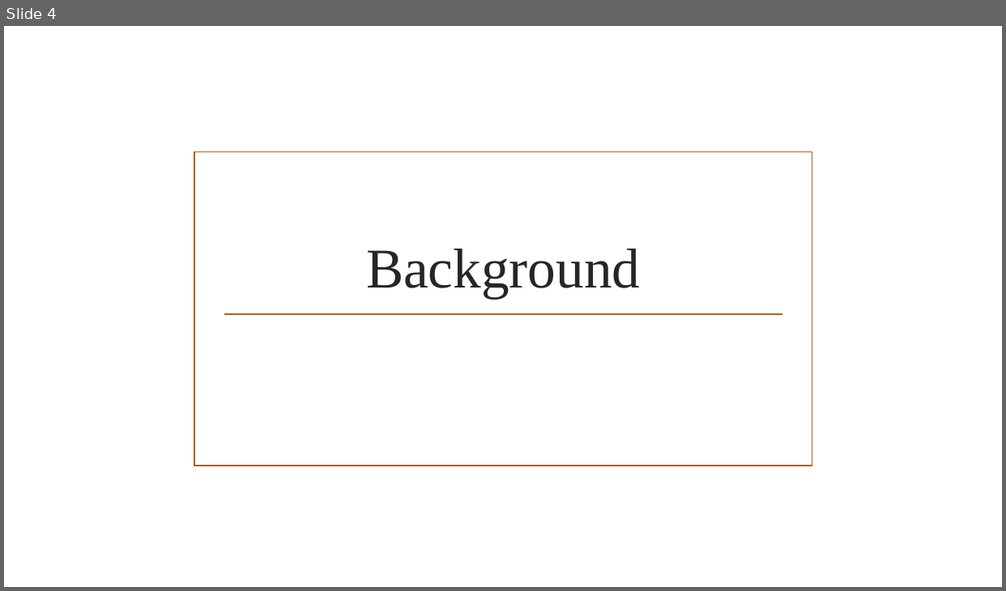
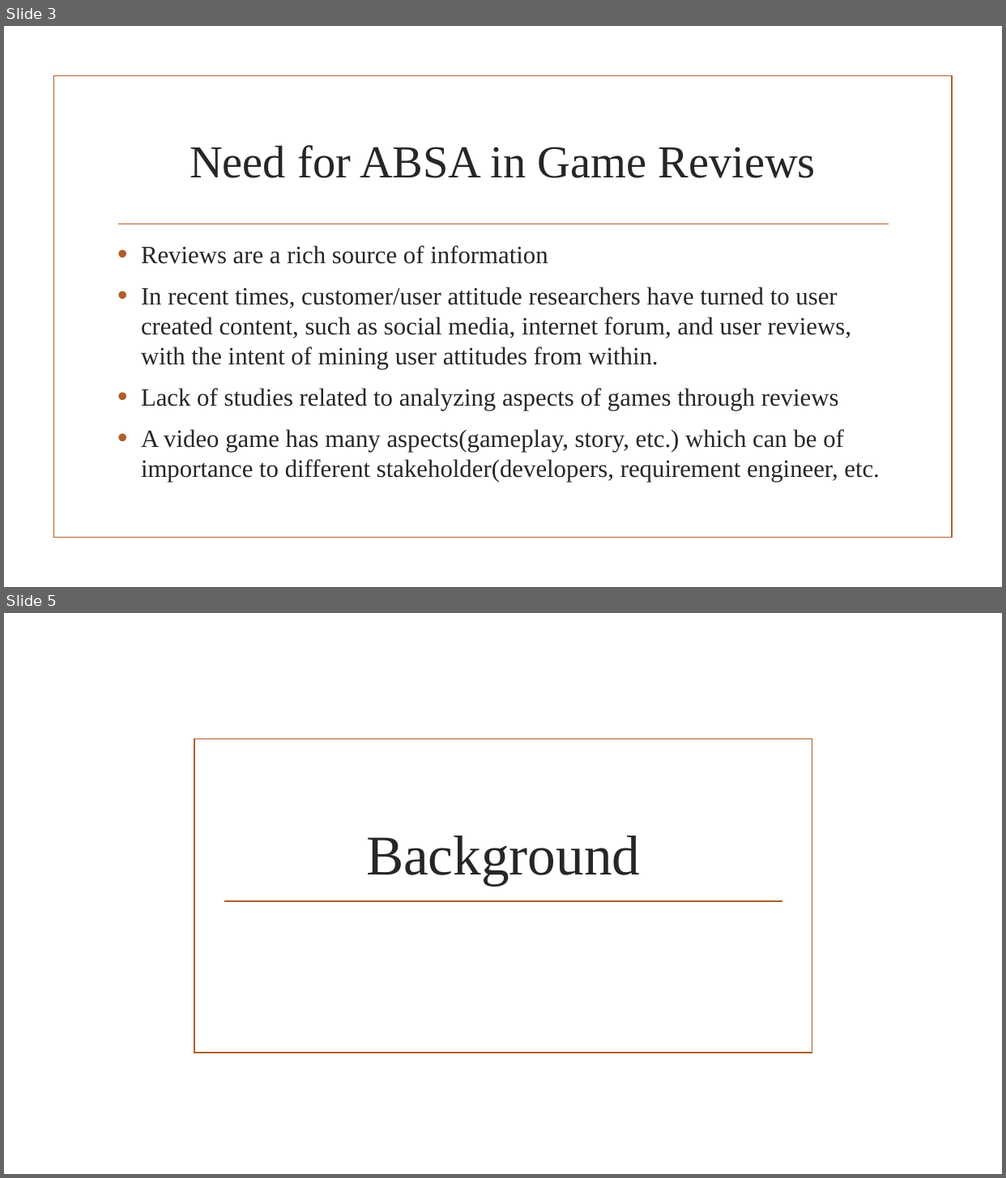
Before and after one commit to Hiten1928/AspectBasedSentimentalAnalysis, a slide deck: Documents/Quality_Project.pptx. Shown one above the other, each under a label of ours: slide 4 before the commit, slides 3 and 5 after it; the slides between them are not shown. The pictures are 1006x591 and 1006x1178 pixels, drawn with LibreOffice and Linux fonts; fonts in the diff are those of the drawing; background and template pictures are left out. Boxes give left, top, right and bottom in pixels: in the first picture for what was removed or moved away, otherwise in the second. Text is boxed around its words. In the diff, an @@ line names an element or a change of style, - is before the commit and + after.

```diff
--- a/Documents/Quality_Project.pptx
+++ b/Documents/Quality_Project.pptx
@@ slide 3 added at box(4, 26, 1002, 587), background picture (left out) @@
@@ rectangle added at box(53, 76, 952, 538), outline #B15E28 1.25 pt @@
@@ title added at box(189, 145, 816, 178), 44 pt, text #262626 @@
+Need for ABSA in Game Reviews
@@ line added from (118, 224) to (889, 224), #B15E28 1.25 pt @@
@@ text added at box(141, 246, 880, 482), 24 pt, text #262626 @@
+• Reviews are a rich source of information
+• In recent times, customer/user attitude researchers have turned to user created content, such as social media, internet forum, and user reviews, with the intent of mining user attitudes from within.
+• Lack of studies related to analyzing aspects of games through reviews
+• A video game has many aspects(gameplay, story, etc.) which can be of importance to different stakeholder(developers, requirement engineer, etc.
@@ what was slide 4 is now slide 5 @@
```
Also in this commit, not shown: 1 slide changed, 1 other slide added, 1 slide removed.
